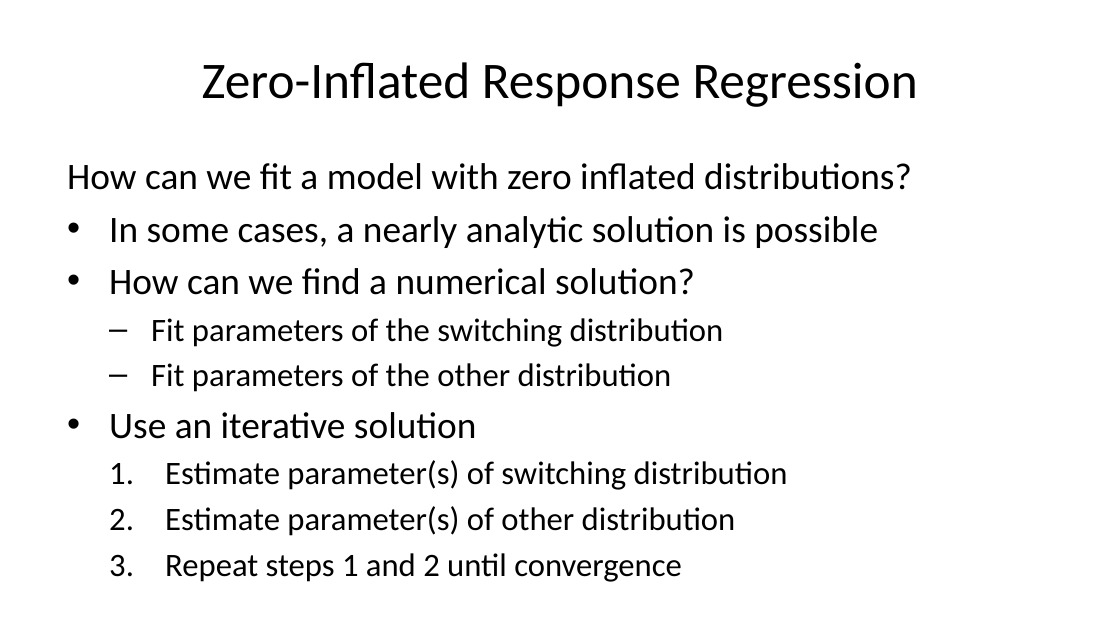
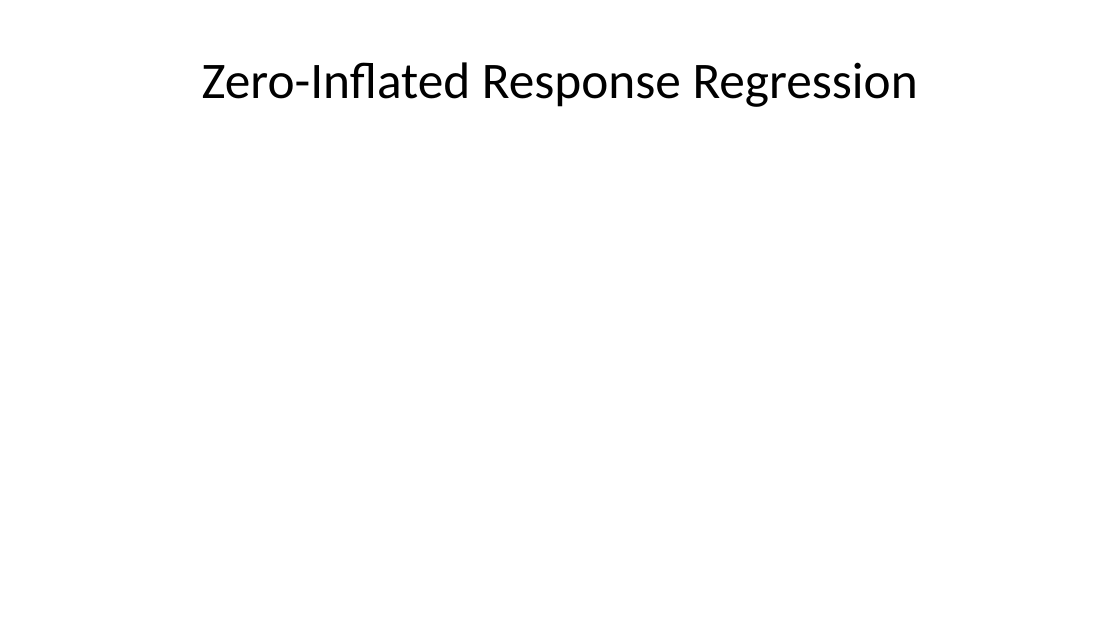
Before and after one commit to StephenElston/CSCI-E-83, a slide deck: slide 12 of LectureSlides/10b_ModelsFor OutliersAndOverdispersion.pptx (slide 11 before the commit). Drawn at 1120x630 pixels with LibreOffice and Linux fonts; fonts in the diff are those of the drawing; grey boxes stand for pictures. Boxes give left, top, right and bottom in pixels: in the first picture for what was removed or moved away, otherwise in the second. Text is boxed around its words. In the diff, an @@ line names an element or a change of style, - is before the commit and + after.

```diff
--- a/LectureSlides/10b_ModelsFor OutliersAndOverdispersion.pptx
+++ b/LectureSlides/10b_ModelsFor OutliersAndOverdispersion.pptx
@@ text removed at [67, 163, 912, 582] @@
-How can we fit a model with zero inflated distributions?
-• In some cases, a nearly analytic solution is possible
-• How can we find a numerical solution?
-  – Fit parameters of the switching distribution
-  – Fit parameters of the other distribution
-• Use an iterative solution
-  1. Estimate parameter(s) of switching distribution
-  2. Estimate parameter(s) of other distribution
-  3. Repeat steps 1 and 2 until convergence
```
Also in this commit, not shown: 20 other slides changed, 1 slide added.
